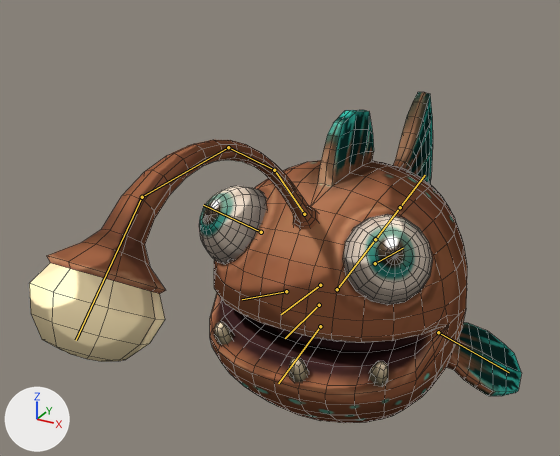
A saved change to the Blender file Sources/LanternFish.blend.
Rendered twice from a 50 mm camera at (2.27, -5.21, 2.96) aimed at (-0.23, -0.67, 0.69). Lighting does not change. The marker at lower left points along +X, +Y and +Z. The bones that bend it are drawn over the model as lines. Mesh edges are drawn as thin lines.

In view in the first picture: 'LanternFish'.
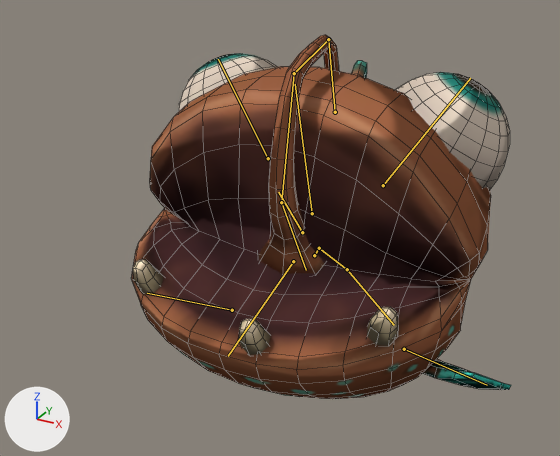
The newer file adds an action. The first version stands in its rest pose; the second is drawn at frame 7 of the action 'Hide'.

Boxes [x1, y1, x2, y2] around the edits, measured in the pictures (560 x 456 px):
'LanternFish', posed (23% narrower, 10% taller)
    before: [29, 92, 522, 423]
    after: [131, 35, 511, 399]
bone 'UpperJaw', root to tip
    before: (320, 285) to (281, 314)
    after: (312, 213) to (295, 84)
bone 'LowerJaw', root to tip
    before: (320, 326) to (278, 383)
    after: (293, 261) to (228, 356)
bone 'Fin.L', root to tip
    before: (438, 332) to (509, 372)
    after: (404, 349) to (487, 385)
bone 'Fin.R', root to tip
    before: (286, 291) to (242, 299)
    after: (232, 310) to (147, 293)
bone 'Eye.L', root to tip
    before: (375, 263) to (403, 248)
    after: (383, 185) to (470, 78)
bone 'Eye.R', root to tip
    before: (261, 232) to (203, 205)
    after: (268, 158) to (218, 59)

The change, as a diff of the scene's bpy script:
```diff
--- a/Sources/LanternFish.blend.py
+++ b/Sources/LanternFish.blend.py
@@ bone_body @@
 bone_body = bpy.data.objects['Armature'].pose.bones['Body']
-bone_body.location = (0.0, 0.0, 0.0)
-bone_body.rotation_quaternion = (1.0, 0.0, 0.0, 0.0)  # degrees (0, 0, 0)
+bone_body.location = (0.0, 0.46, -0.37)
+bone_body.rotation_quaternion = (0.906, -0.423, 0.0, 0.0)  # degrees (-50, 0, 0)
@@ bone_upperjaw @@
 bone_upperjaw = bpy.data.objects['Armature'].pose.bones['UpperJaw']  # child of 'Head'
-bone_upperjaw.rotation_quaternion = (1.0, 0.0, 0.0, 0.0)  # degrees (0, 0, 0)
-bone_upperjaw.scale = (1.0, 1.0, 1.0)
+bone_upperjaw.rotation_quaternion = (0.986, -0.164, 0.0, 0.0)  # degrees (-19, 0, 0)
+bone_upperjaw.scale = (1.62, 1.62, 1.62)
@@ bone_lowerjaw @@
 bone_lowerjaw = bpy.data.objects['Armature'].pose.bones['LowerJaw']  # child of 'Head'
-bone_lowerjaw.rotation_quaternion = (1.0, 0.0, 0.0, 0.0)  # degrees (0, 0, 0)
-bone_lowerjaw.scale = (1.0, 1.0, 1.0)
+bone_lowerjaw.rotation_quaternion = (0.872, 0.49, 0.0, 0.0)  # degrees (59, 0, 0)
+bone_lowerjaw.scale = (1.31, 1.31, 1.31)
@@ bone_lanterntarget @@
 bone_lanterntarget = bpy.data.objects['Armature'].pose.bones['LanternTarget']  # child of 'Body'
-bone_lanterntarget.location = (0.0, 0.0, 0.0)
+bone_lanterntarget.location = (0.11, -0.94, 2.74)
@@ bone_tailtarget @@
 bone_tailtarget = bpy.data.objects['Armature'].pose.bones['TailTarget']  # child of 'Body'
-bone_tailtarget.location = (0.0, 0.0, 0.0)
+bone_tailtarget.location = (0.2, -0.38, -0.07)
@@ bone_fin_l @@
 bone_fin_l = bpy.data.objects['Armature'].pose.bones['Fin.L']  # child of 'Body'
-bone_fin_l.rotation_quaternion = (1.0, 0.0, 0.0, 0.0)  # degrees (0, 0, 0)
+bone_fin_l.rotation_quaternion = (0.912, 0.302, 0.157, 0.229)  # degrees (39, 8, 31)
@@ bone_fin_r @@
 bone_fin_r = bpy.data.objects['Armature'].pose.bones['Fin.R']  # child of 'Body'
-bone_fin_r.rotation_quaternion = (1.0, 0.0, 0.0, 0.0)  # degrees (0, 0, 0)
+bone_fin_r.rotation_quaternion = (0.885, -0.017, -0.218, 0.411)  # degrees (-13, -22, 52)
@@ bone_eye_l @@
 bone_eye_l = bpy.data.objects['Armature'].pose.bones['Eye.L']  # child of 'Body'
-bone_eye_l.scale = (1.0, 1.0, 1.0)
+bone_eye_l.scale = (1.61, 1.61, 1.61)
@@ bone_eye_r @@
 bone_eye_r = bpy.data.objects['Armature'].pose.bones['Eye.R']  # child of 'Body'
-bone_eye_r.scale = (1.0, 1.0, 1.0)
+bone_eye_r.scale = (1.53, 1.53, 1.53)
```
